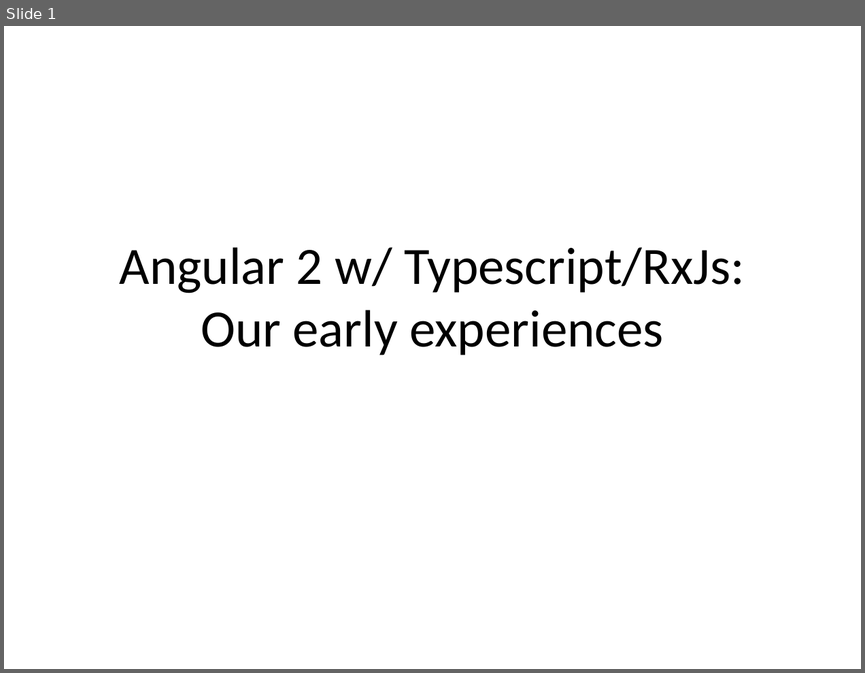
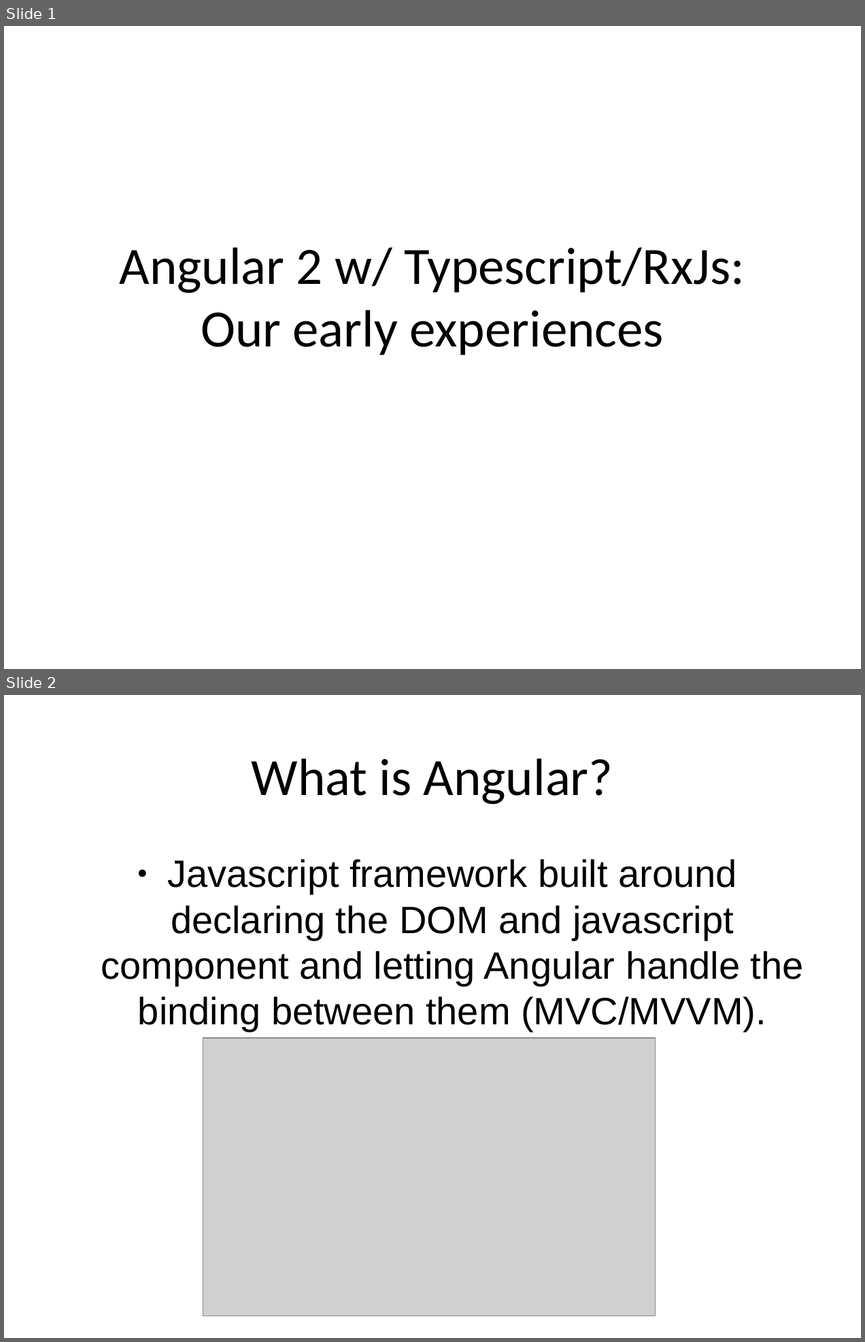
Before and after one commit to trognus/devcon2016, a slide deck: devconNg2.odp. Shown one above the other, each under a label of ours: slide 1 before the commit, slides 1 and 2 after it. The pictures are 865x673 and 865x1342 pixels, drawn with LibreOffice and Linux fonts; fonts in the diff are those of the drawing; grey boxes stand for pictures. Boxes give left, top, right and bottom in pixels: in the first picture for what was removed or moved away, otherwise in the second. Text is boxed around its words. In the diff, an @@ line names an element or a change of style, - is before the commit and + after.

```diff
--- a/devconNg2.odp
+++ b/devconNg2.odp
@@ slide 2 added at (4, 695, 861, 1338), background #FFFFFF @@
@@ title added at (252, 758, 613, 804), 44 pt, text #000000 @@
+What is Angular?
@@ text added at (101, 859, 804, 1032), 32 pt, text #000000 @@
+● Javascript framework built around declaring the DOM and javascript component and letting Angular handle the binding between them (MVC/MVVM).
@@ picture added at (203, 1038, 655, 1315) @@
```
Also in this commit, not shown: 2 slides changed, 2 other slides added, 1 slide removed.
